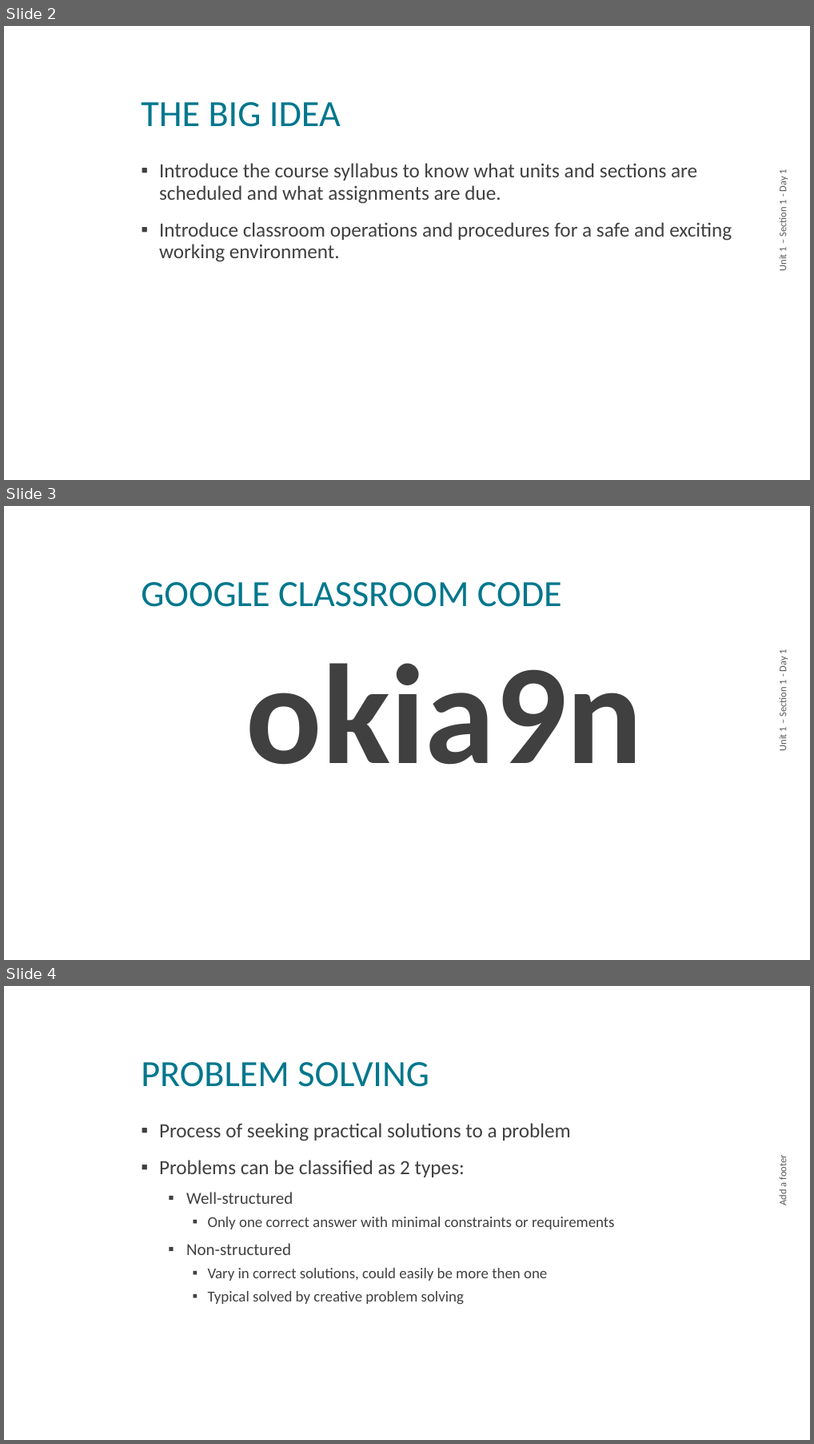
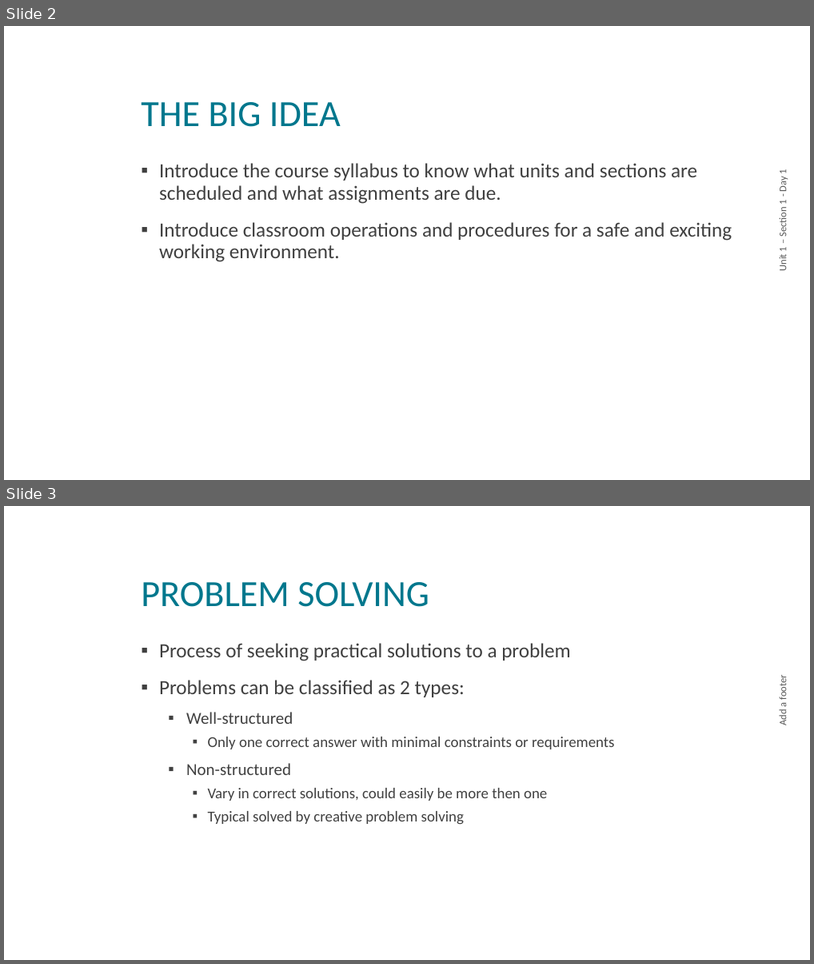
Before and after one commit to nickvertucci/Technology-Education-Curriculum, a slide deck: High School/Design and Drawing for Production/Unit 1 - Introduction/Section 2 - Drafting As A Problem-Solving Tool/Assets/U1S2 - Problem Solving.pptx. Shown one above the other, each under a label of ours: slides 2, 3 and 4 before the commit, slides 2 and 3 after it. The pictures are 814x1444 and 814x964 pixels, drawn with LibreOffice and Linux fonts; fonts in the diff are those of the drawing; background and template pictures are left out. Boxes give left, top, right and bottom in pixels: in the first picture for what was removed or moved away, otherwise in the second. Text is boxed around its words. In the diff, an @@ line names an element or a change of style, - is before the commit and + after.

```diff
--- a/High School/Design and Drawing for Production/Unit 1 - Introduction/Section 2 - Drafting As A Problem-Solving Tool/Assets/U1S2 - Problem Solving.pptx
+++ b/High School/Design and Drawing for Production/Unit 1 - Introduction/Section 2 - Drafting As A Problem-Solving Tool/Assets/U1S2 - Problem Solving.pptx
@@ slide 3 removed at <box>4,506,810,960</box>, background picture (left out) @@
@@ title removed at <box>141,582,562,607</box> @@
-GOOGLE CLASSROOM CODE
@@ text removed at <box>777,649,789,750</box> @@
-Unit 1 – Section 1 - Day 1
@@ text removed at <box>246,663,643,764</box> @@
-okia9n
@@ what was slide 4 is now slide 3 @@
```
Also in this commit, not shown: 1 slide changed, 4 other files.
